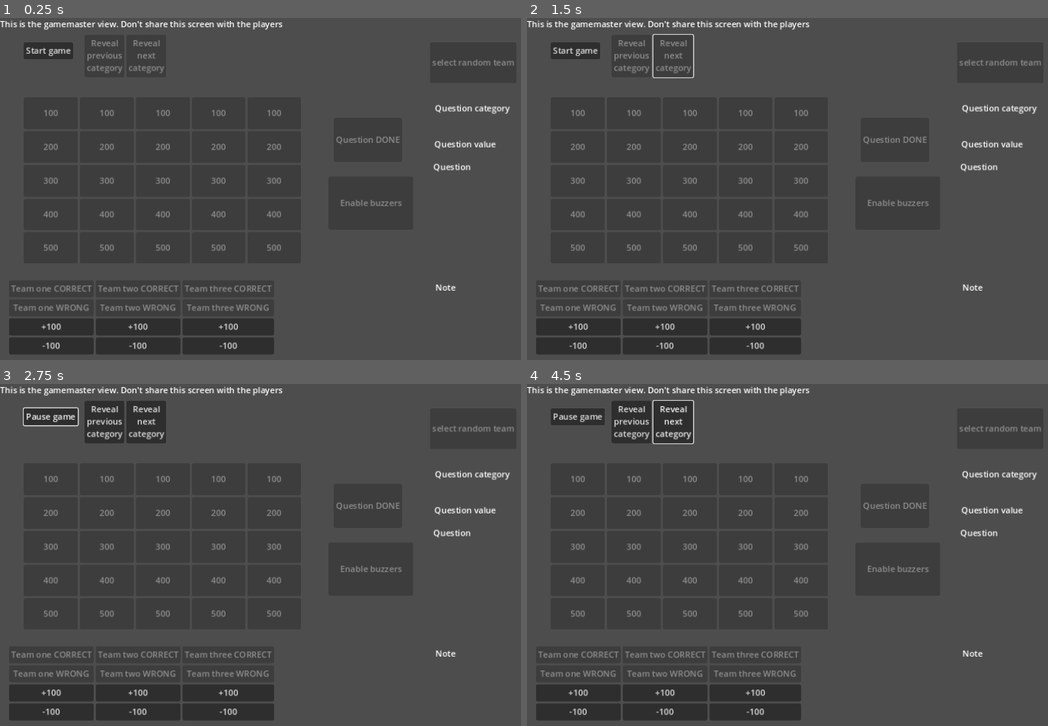
Above: before the commit, frames 1-4 (two rows, left to right).
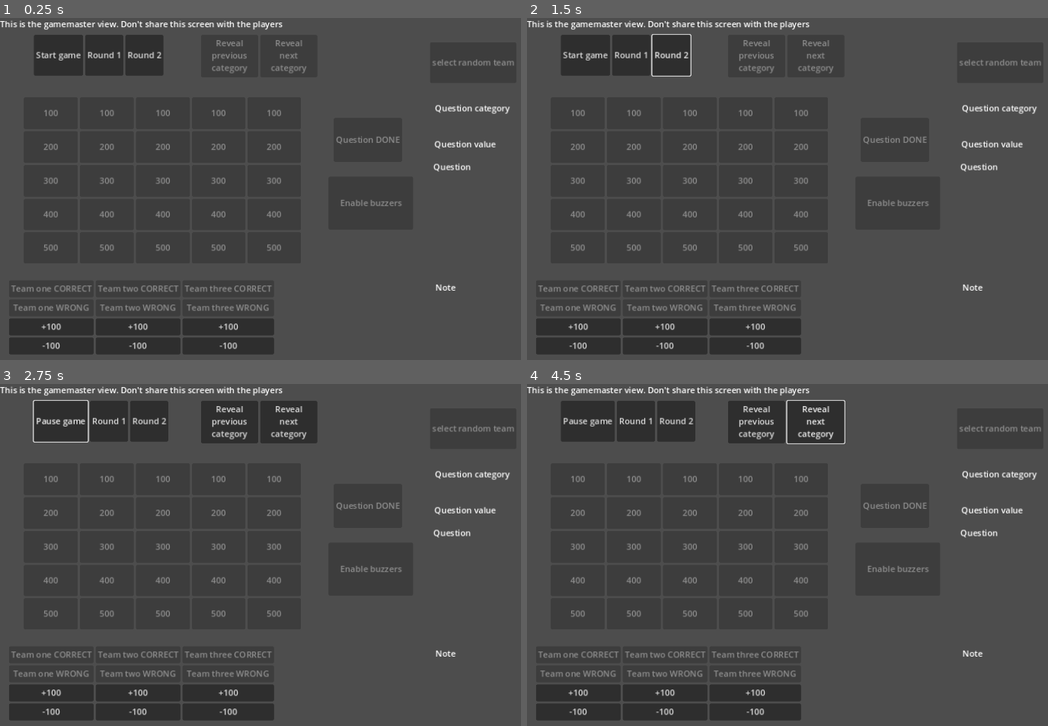
Above: after the commit, the same moments.

Repository: karel1980/jeopardy
Game: Godot game, scene res://main.tscn
Same seed, same stepped clock (60 frames per second), same inputs: the game is played once before the commit and once after it.
Inputs (mouse positions are in pixels of both pictures, inside the frame that each line leads up to):
- Up to frame 1 (0.25 s): no input
- Up to frame 2 (1.5 s): click (631, 55) at 0.5 s, where only the run after the commit has a clickable "Round 1"; click (672, 55) at 1.25 s, where only the run after the commit has a clickable "Round 2"
- Up to frame 3 (2.75 s): click "Start game" at 2 s
- Up to frame 4 (4.5 s): click "Pause game" at 2.75 s; click "Unpause game" at 3.5 s; click "Reveal next category" at 4.25 s

The runs differ from the first frame. In frame 1, 1.6% of the frame differs, in the area x 4-59%, y 4-17%; in frame 2, 1.8%; in frame 3, 4.3%; in frame 4, 4.3%, in the area x 4-62%, y 4-18%.
Error before the commit: Cannot call method 'get_as_text' on a null value. (res://main.gd:25)
Error after the commit: Cannot call method 'get_as_text' on a null value. (res://main.gd:27)

Commit message:
Allow loading images other than gracehopper.jpeg + allow playing multiple rounds

Diff:
--- a/frontend/main.gd
+++ b/frontend/main.gd
@@ -10,9 +10,11 @@
 var current_revealed_category = -1
 var buzzers_enabled = false
 
+signal round_started
+
 @onready var questions := $questions
 
-@onready var toggle_intro_screen := $"toggle intro screen"
+@onready var toggle_intro_screen := $"general_controls/play_pause"
 @onready var question_category := $question_category
 @onready var question_value := $question_value
 @onready var question := $question
@@ -23,7 +25,7 @@
 @onready var reveal_category_buttons := $reveal_category_buttons
 
 var data = JSON.parse_string(FileAccess.open("../jeopardy.json", FileAccess.READ).get_as_text())
-var categories = data ["categories"]
+var categories = data["rounds"][0]["categories"]
 
 func _ready() -> void:
 	print("main ready")
@@ -34,9 +36,8 @@
 	playerwin.size = get_tree().root.size
 	playerview = playerview_scene.instantiate()
 	playerview.init_game(data)
-
-	playerwin.add_child(playerview)
-	add_child(playerwin)
+	round_started.connect(Callable(playerview, "start_round"))
+
 
 	playerwin.content_scale_aspect = win.content_scale_aspect
 	playerwin.content_scale_mode = win.content_scale_mode
@@ -44,6 +45,10 @@
 	playerwin.size = win.size
 
 	playerwin.content_scale_aspect = Window.CONTENT_SCALE_ASPECT_KEEP
+	playerwin.add_child(playerview)
+	add_child(playerwin)
+
+	emit_signal("round_started", 0)
 
 	for q in range(5):
 		for cat in range(5):
@@ -223,3 +228,9 @@
 	$GridContainer/team_1_wrong.disabled = true
 	$GridContainer/team_2_wrong.disabled = true
 	$GridContainer/team_3_wrong.disabled = true
+
+
+func start_round(round_idx: int) -> void:
+	current_revealed_category = -1
+	round_started.emit(round_idx)
+	categories = data["rounds"][round_idx]["categories"]
--- a/frontend/main.tscn
+++ b/frontend/main.tscn
@@ -9,14 +9,6 @@
 offset_right = 40.0
 offset_bottom = 23.0
 text = "This is the gamemaster view. Don't share this screen with the players"
-
-[node name="toggle intro screen" type="Button" parent="."]
-offset_left = 45.0
-offset_top = 46.0
-offset_right = 138.0
-offset_bottom = 77.0
-text = "Start game
-"
 
 [node name="random_team" type="Button" parent="."]
 offset_left = 813.0
@@ -142,14 +134,35 @@
 disabled = true
 text = "Question DONE"
 
+[node name="general_controls" type="HBoxContainer" parent="."]
+offset_left = 64.0
+offset_top = 32.0
+offset_right = 309.0
+offset_bottom = 109.0
+
+[node name="play_pause" type="Button" parent="general_controls"]
+layout_mode = 2
+text = "Start game
+"
+
+[node name="round 1" type="Button" parent="general_controls"]
+layout_mode = 2
+text = "Round 1"
+
+[node name="round 2" type="Button" parent="general_controls"]
+layout_mode = 2
+text = "Round 2"
+
 [node name="reveal_category_buttons" type="HBoxContainer" parent="."]
-offset_left = 160.0
+offset_left = 380.0
 offset_top = 32.0
-offset_right = 551.0
+offset_right = 600.0
 offset_bottom = 109.0
 
 [node name="reveal_previous" type="Button" parent="reveal_category_buttons"]
 layout_mode = 2
+size_flags_horizontal = 3
+size_flags_vertical = 5
 disabled = true
 text = "Reveal
 previous
@@ -157,12 +170,13 @@
 
 [node name="reveal_next" type="Button" parent="reveal_category_buttons"]
 layout_mode = 2
+size_flags_horizontal = 3
+size_flags_vertical = 5
 disabled = true
 text = "Reveal
 next
 category"
 
-[connection signal="pressed" from="toggle intro screen" to="." method="on_toggle_intro_screen_pressed"]
 [connection signal="pressed" from="random_team" to="." method="on_random_team_pressed"]
 [connection signal="pressed" from="GridContainer/team_1_correct" to="." method="_on_team_correct_pressed" binds= [0]]
 [connection signal="pressed" from="GridContainer/team_2_correct" to="." method="_on_team_correct_pressed" binds= [1]]
@@ -178,5 +192,8 @@
 [connection signal="pressed" from="GridContainer/team_3_minus_100" to="." method="_on_manual_score_decrease" binds= [2]]
 [connection signal="pressed" from="buzzer_toggle_btn" to="." method="toggle_buzzers"]
 [connection signal="pressed" from="question_done" to="." method="mark_question_completed"]
+[connection signal="pressed" from="general_controls/play_pause" to="." method="on_toggle_intro_screen_pressed"]
+[connection signal="pressed" from="general_controls/round 1" to="." method="start_round" binds= [0]]
+[connection signal="pressed" from="general_controls/round 2" to="." method="start_round" binds= [1]]
 [connection signal="pressed" from="reveal_category_buttons/reveal_previous" to="." method="on_reveal_previous_category_pressed"]
 [connection signal="pressed" from="reveal_category_buttons/reveal_next" to="." method="on_reveal_next_category_pressed"]
--- a/frontend/playerview.gd
+++ b/frontend/playerview.gd
@@ -48,9 +48,10 @@
 
 func init_game(game_data):
 	game = game_data
-	categories = game["categories"]
+	categories = game["rounds"][0]["categories"]
 
 func init_categories_slider():
+	current_category_slider_idx = -1
 	for btn in categories_slider.get_children():
 		var style_box = StyleBoxFlat.new()
 		style_box.bg_color = Color(.2, .2, 1)
@@ -72,6 +73,13 @@
 	intro_screen.hide()
 	main_view.show()
 	question_holder.show()
+
+func start_round(round_idx):
+	var round = game["rounds"][round_idx]
+	categories = round["categories"]
+	init_category_buttons()
+	init_categories_slider()
+	init_question_buttons()
 
 func pause_game():
 	intro_screen.show()
@@ -164,7 +172,7 @@
 		btn.stretch_mode = TextureButton.STRETCH_KEEP_ASPECT_CENTERED
 		btn.size_flags_horizontal = Control.SIZE_EXPAND
 		btn.size_flags_vertical = Control.SIZE_EXPAND
-		btn.texture_normal = preload("res://gracehopper.jpeg")
+		btn.texture_normal = ImageTexture.create_from_image(Image.load_from_file("../" + question["image"]))
 
 		var color_rect = ColorRect.new()
 		color_rect.color = Color(1, 1, 1, .8)  # Set to your desired background color (e.g., red)
Binary file removed: frontend/gracehopper.jpeg
